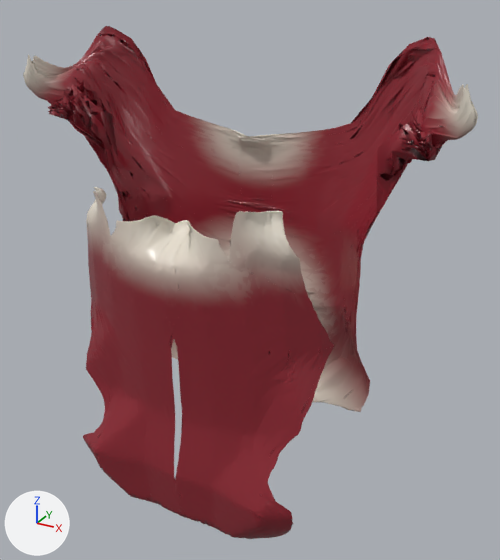
What one commit did to the glTF model docs/characters/assets/axon-roma-high-sa.glb.
One viewpoint serves both versions: a 50 mm lens placed at (0.295, -0.481, 1.285), pointed at (0.019, 0.021, 1.034). The axes (+X, +Y, +Z) are drawn at lower left. The lights are the same throughout. The older version comes first. Where no turn or scale is listed for an object, it has been applied to the vertices. Vertices at exactly the same position are counted once.

In view in the first picture: 'muscles / tissue'.
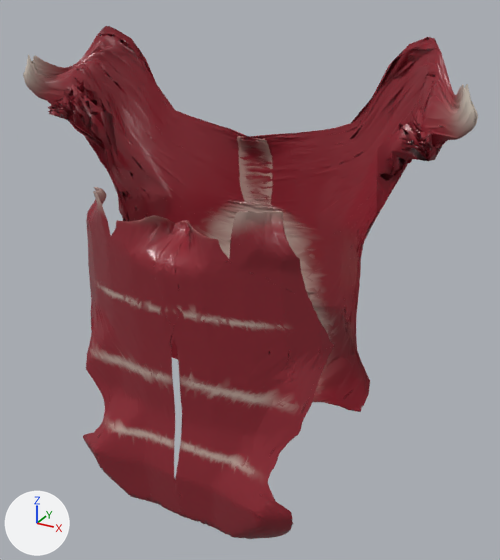
Commit message: Refresh fitted atlas colors at the superficial muscle attachments

What changed in the scene script:
```text
Change me_muscles___tissue:
    where me_muscles___tissue.from_pydata(...)  # 39715 vertices, 79413 faces; spans x 0.0..0.407, y -0.184..0.0, z 0.0..0.449
    used by ob_muscles___tissue; location = (-0.203, 0.0948, 0.7941)
    me_muscles___tissue part 1: 37770 faces centred in x 0.0..0.407, y -0.179..0.0, z 0.0..0.427 are repainted in the vertex colours, in many colours
```

Pixel boxes [x1, y1, x2, y2] of what changed, in the pictures (500 x 560 px):
part 1 of me_muscles___tissue, recoloured: [23, 55, 478, 483] in both
